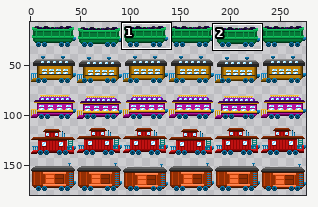
One commit to this sprite sheet: art/player/train_cars.png. Above: a wide view before the commit, with the close-up outlined.
Close-up. Before the commit:
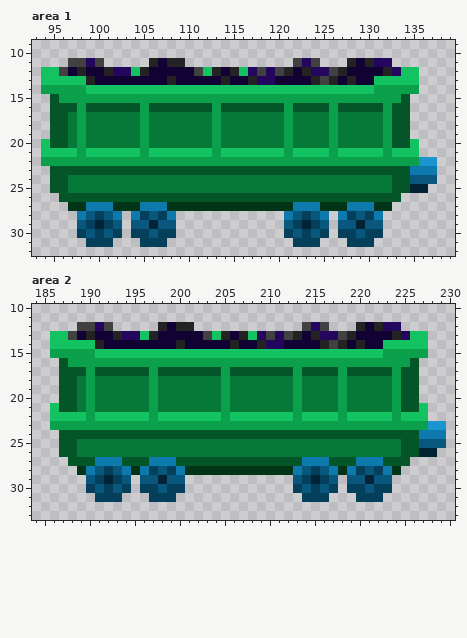
The file is 276x180 pixels. Shown: area 1: x 93..139, y 9..32; area 2: x 184..230, y 10..33. The wide view leaves out empty margins. The commit also changed other parts of the picture, which this record leaves out.
New version:
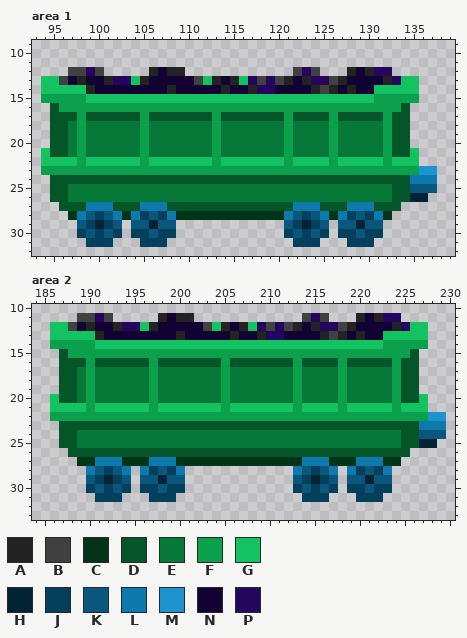
Palette (. is transparent): A #232323  B #414141  C #023418  D #045628  E #067938  F #0ba04c  G #13c260  H #022334  J #043f5b  K #09577d  L #0e79ad  M #1b94cf  N #120234  P #24065f
The exact change:
Changed rows in their new state; - is an unchanged pixel.
Area 1:
first column x 94:
11 ---....-----....------------...---.....-----
12 ...BBPB.....A-AA............BPB...A-APP...--
13 --BNAN-APPGA--N--BGANAGPB-BA-APPBAN--NAP----
14 GGGGGANNNNNNNNANNNNNANNAPPNNNNABANANNGGGGG--
15 FF---GGGGGGGGGGGGGGGGGGGGGGGGGGGGGGGG---FF--
16 --FF-FFFFFF-FFFFFFF-FFFFFFF-FFFF-FFFFF-F----
17 ---D-DDDDDD-DDDDDDD-DDDDDDD-DDDD-DDDDD------
20 .----------------------------------------.--
21 -DDE-EEEEEE-EEEEEEE-EEEEEEE-EEEE-EEEEE-DD---
22 GGGG-GGGGGG-GGGGGGG-GGGGGGG-GGGG-GGGGG-GGG..
23 FFFFFFFFFFFFFFFFFFFFFFFFFFFFFFFFFFFFFFFFFFMM
24 ---DDDDDDDDDDDDDDDDDDDDDDDDDDDDDDDDDDDD--LLL
25 -----------------------------------------KKK
26 -D-EEEEEEEEEEEEEEEEEEEEEEEEEEEEEEEEEEEE-DHH-
27 --DDD---DDD---DDDDDDDDDDDDDD---DDD---DDD----
28 ---C-----C-----CCCCCCCCCCCC-----C-----C-----
Area 2:
first column x 186:
11 ---BBPB-----ANAA------------BPB---ANAPP-----
12 GGBNANNAPPGAN-NNNBGANAGPBPBANAPPBAN-NNAPGG--
13 --GGGA-NNNNN--A--NNNANNAP-NN-NABANA--GGG----
14 FFFFFGGGGGGGGGGGGGGGGGGGGGGGGGGGGGGGGFFFFF--
15 .D---FFFFFFFFFFFFFFFFFFFFFFFFFFFFFFFF---D.--
16 --DD-DDDDDD-DDDDDDD-DDDDDDD-DDDD-DDDDD-D----
17 ---E-EEEEEE-EEEEEEE-EEEEEEE-EEEE-EEEEE------
20 G----------------------------------------G--
21 -GGG-GGGGGG-GGGGGGG-GGGGGGG-GGGG-GGGGG-GG---
22 FFFF-FFFFFF-FFFFFFF-FFFFFFF-FFFF-FFFFF-FFFMM
23 .DDDDDDDDDDDDDDDDDDDDDDDDDDDDDDDDDDDDDDDDLLL
24 ---EEEEEEEEEEEEEEEEEEEEEEEEEEEEEEEEEEEE--KKK
25 -----------------------------------------HH.
26 -.-DDDDDDDDDDDDDDDDDDDDDDDDDDDDDDDDDDDD-...-
27 --.CC---CCC---CCCCCCCCCCCCCC---CCC---CC.----
28 ---.-----.-----............-----.-----.-----
Where, in picture pixels (left, top, right, bottom), the same in both close-ups:
changed: (41, 58, 437, 220)
changed: (50, 313, 446, 475)
